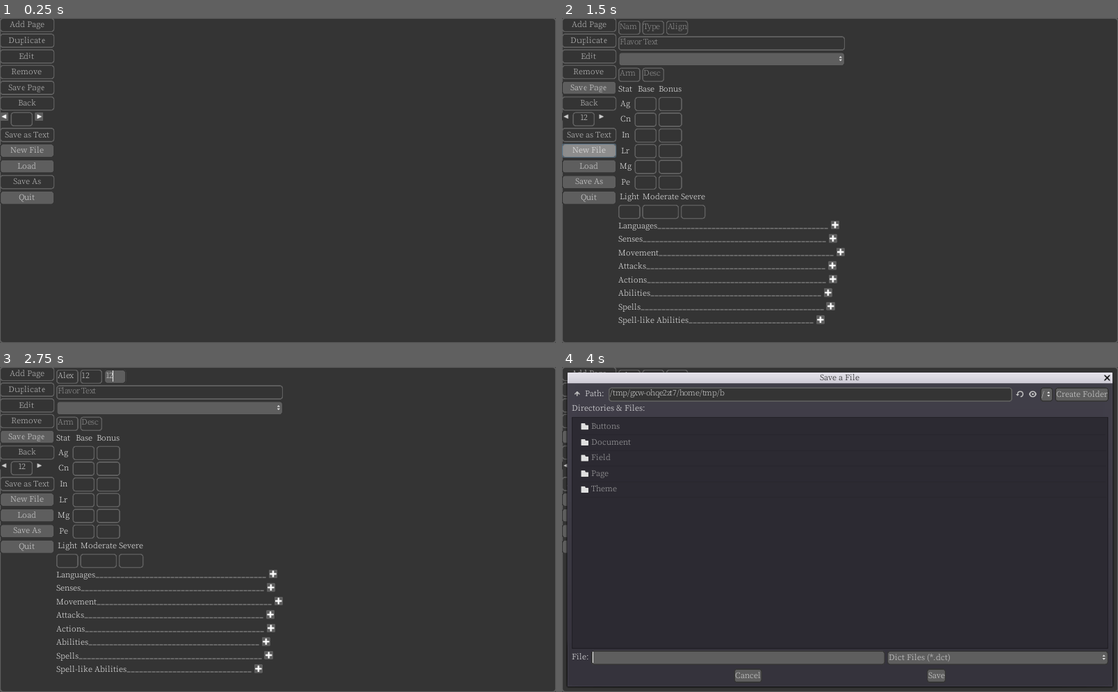
Above: before the commit, frames 1-4 (two rows, left to right).
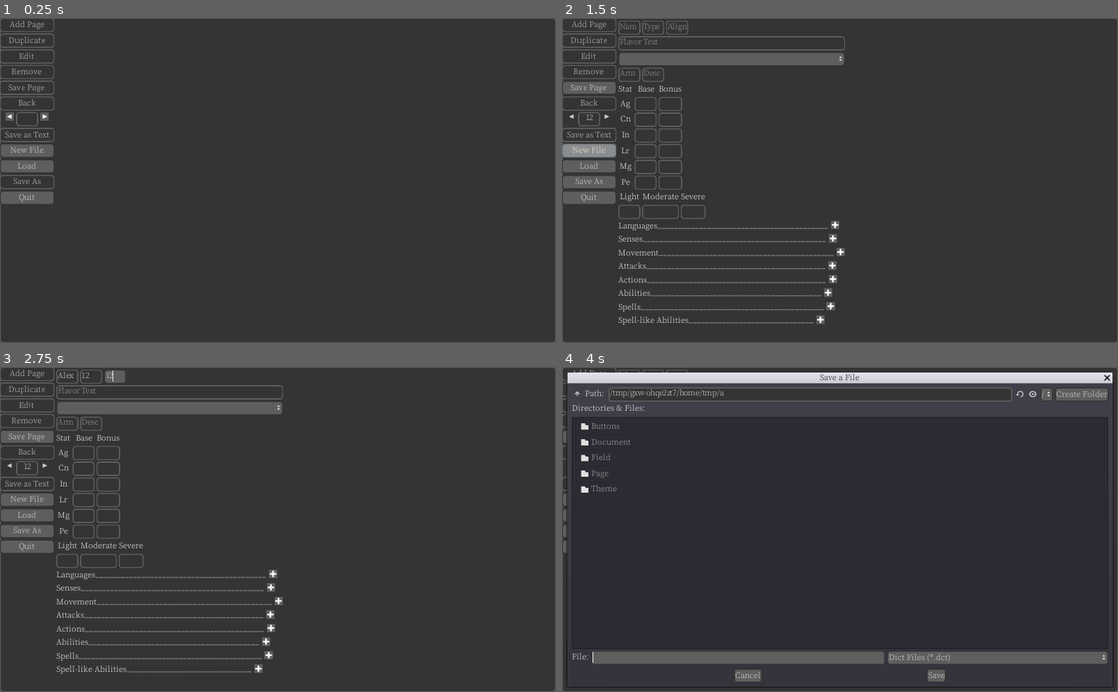
Above: after the commit, the same moments.

Repository: the-alex-g/Bestiary
Game: Godot game, scene res://Document/Document.tscn
Two runs of this game, one before a commit and one after it. Both use one fixed random seed, a clock stepped at 60 frames per second and the inputs below.
Inputs (mouse positions are in pixels of both pictures, inside the frame that each line leads up to):
- Up to frame 1 (0.25 s): no input
- Up to frame 2 (1.5 s): click (584, 118) at 0.52 s; type "12" at 0.6 s; click "New File" at 1.25 s
- Up to frame 3 (2.75 s): click (66, 376) at 2.02 s; type "Alex" at 2.1 s; click (88, 376) at 2.25 s; type "12" at 2.33 s; click (116, 376) at 2.48 s; type "12" at 2.57 s
- Up to frame 4 (4 s): click (734, 393) at 2.77 s; type "Alex" at 2.85 s; click (628, 422) at 3 s; type "12" at 3.08 s; click (650, 422) at 3.23 s; type "12" at 3.32 s; click "Save As" at 3.5 s

The runs differ from the first frame. In frame 1, 0.1% of the frame differs, in the area x 0-9%, y 29-34%; in frame 2, less than 0.1%; in frame 3, less than 0.1%; in frame 4, less than 0.1%.

Commit message:
Change formatting a little

Diff:
--- a/project/Document/Document.gd
+++ b/project/Document/Document.gd
@@ -149,9 +149,9 @@
 	_save()
 
 
-func _save()->void:
+func _save(new_path:bool = false)->void:
 	# this saves ALL of the entries in _bestiary_info. Otherwise, it doesn't work.
-	if _path != "":
+	if _path != "" and not new_path: # if there is a path
 		var save_file := File.new()
 		# warning-ignore:return_value_discarded
 		save_file.open(_path, File.WRITE)
@@ -294,8 +294,7 @@
 
 
 func _on_SaveAs_pressed()->void:
-	_path = ""
-	_save()
+	_save(true)
 
 
 func _on_NewPage_pressed()->void:
--- a/project/Document/Document.tscn
+++ b/project/Document/Document.tscn
@@ -61,7 +61,9 @@
 anchor_right = 0.5
 anchor_bottom = 1.0
 margin_left = -408.0
-margin_right = 408.0
+margin_top = 5.0
+margin_right = 507.0
+margin_bottom = -5.0
 focus_mode = 2
 selection_enabled = true
 
@@ -71,7 +73,7 @@
 anchor_right = 0.5
 margin_left = -408.0
 margin_top = 5.0
-margin_right = 408.0
+margin_right = 507.0
 margin_bottom = -5.0
 
 [node name="MenuButtons" type="VBoxContainer" parent="."]
@@ -123,9 +125,11 @@
 margin_top = 174.0
 margin_right = 100.0
 margin_bottom = 199.0
+alignment = 1
 
 [node name="Left" type="TextureButton" parent="MenuButtons/HBoxContainer"]
-margin_right = 16.0
+margin_left = 4.0
+margin_right = 20.0
 margin_bottom = 25.0
 texture_normal = SubResource( 1 )
 texture_pressed = SubResource( 2 )
@@ -134,14 +138,14 @@
 stretch_mode = 3
 
 [node name="IndexField" type="LineEdit" parent="MenuButtons/HBoxContainer"]
-margin_left = 20.0
-margin_right = 72.0
+margin_left = 24.0
+margin_right = 76.0
 margin_bottom = 25.0
 align = 1
 
 [node name="Right" type="TextureButton" parent="MenuButtons/HBoxContainer"]
-margin_left = 76.0
-margin_right = 92.0
+margin_left = 80.0
+margin_right = 96.0
 margin_bottom = 25.0
 texture_normal = SubResource( 5 )
 texture_pressed = SubResource( 6 )
Not shown, changed: project/savefile.dct
